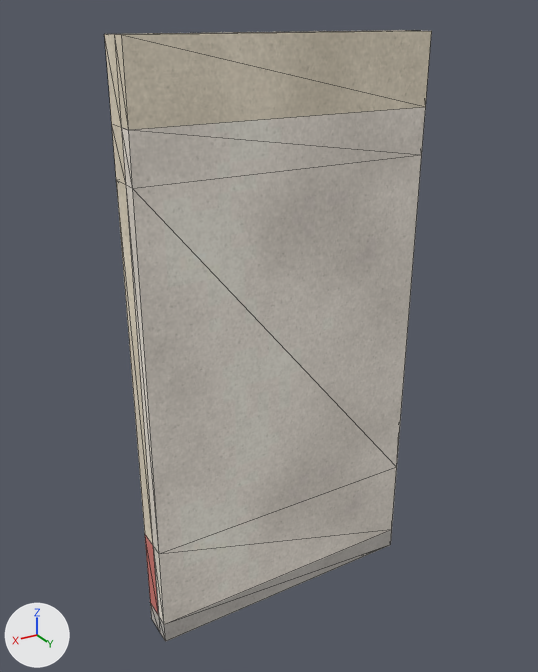
A saved change to the glTF model kits/cinema-drive-in/pieces/w_plain.glb.
Rendered twice from a 50 mm lens placed at (2.4, 3.98, 3.84), pointed at (0.06, 0.08, 1.89). Lighting does not change. The marker at lower left points along +X, +Y and +Z. The older version comes first. Mesh edges are drawn as thin lines.

Names of what the first picture shows: 'w_plain_concrete', 'w_plain_plaster', 'w_plain_render' and 1 more.
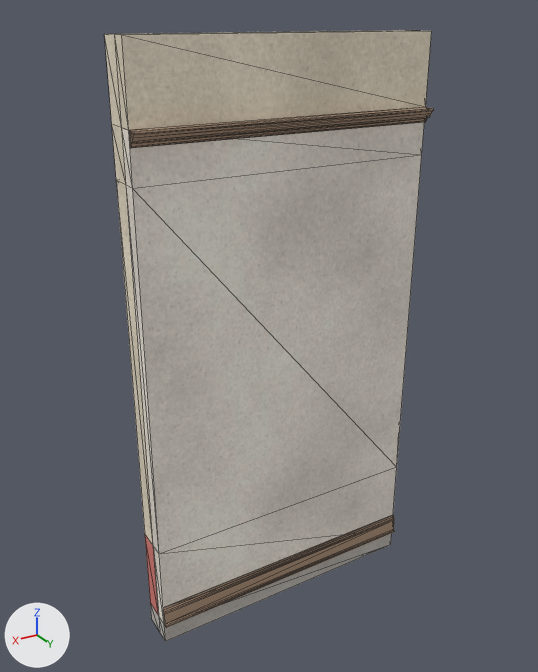
Location of each change, (x1, y1, x2, y2) in pixels of the pictures (538 x 672 px):
'molduras', added
    after: (129, 107, 434, 628)

The change, as a list of edits to the scene's bpy script:
```text
Add mat_trim:
    mat_trim = principled_material('trim')
    mat_trim.base_color = (0.431, 0.29, 0.196)  # beige #af937a
    mat_trim.roughness = 0.6
Add me_molduras:
    me_molduras.from_pydata(...)  # 44 vertices, 80 faces; spans x -1.0..1.0, y 0.25..0.32, z 0.0..3.3
    me_molduras.materials.append(mat_trim)  # beige #af937a
Add ob_molduras:
    ob_molduras = bpy.data.objects.new('molduras', me_molduras)
    ob_molduras.location = (0.0, 0.0, 0.0)
```
